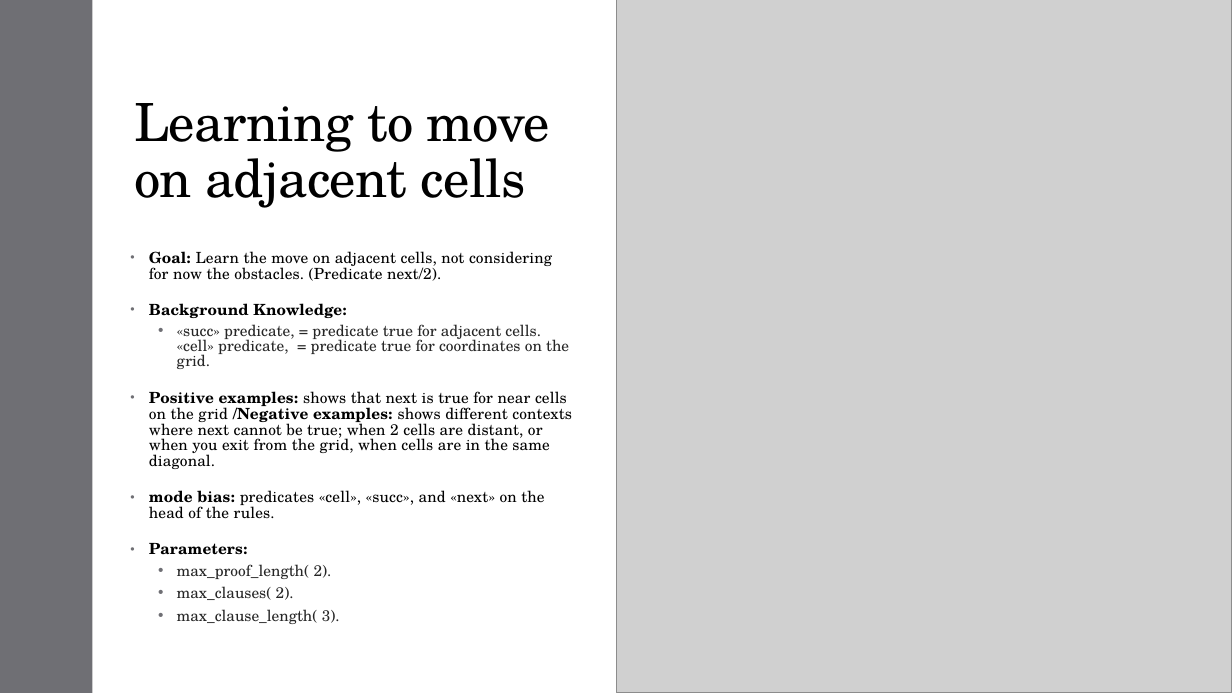
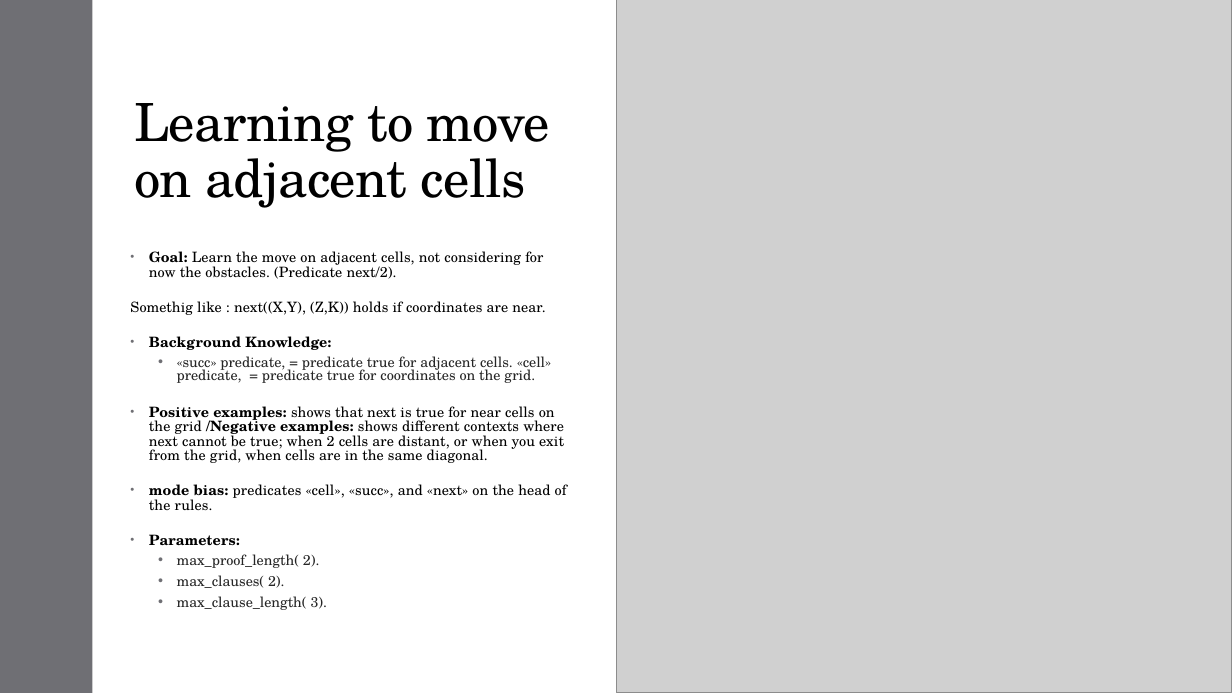
Before and after one commit to Alex-Dell1/ATAI_Maze_Project, a slide deck: slide 9 of ATAI_Presentation ILASP.pptx. Drawn at 1232x693 pixels with LibreOffice and Linux fonts; fonts in the diff are those of the drawing; grey boxes stand for pictures. Boxes give left, top, right and bottom in pixels: in the first picture for what was removed or moved away, otherwise in the second. Text is boxed around its words. In the diff, an @@ line names an element or a change of style, - is before the commit and + after.

```diff
--- a/ATAI_Presentation ILASP.pptx
+++ b/ATAI_Presentation ILASP.pptx
@@ text at (149,251,567,610): size 12 to 11.1 pt @@
@@ text at (130,301,545,315): paragraph added @@
+Somethig like : next((X,Y), (Z,K)) holds if coordinates are near.
```
Also in this commit, not shown: 1 other slide changed, 4 slides added, 4 slides removed, 4 other files.
